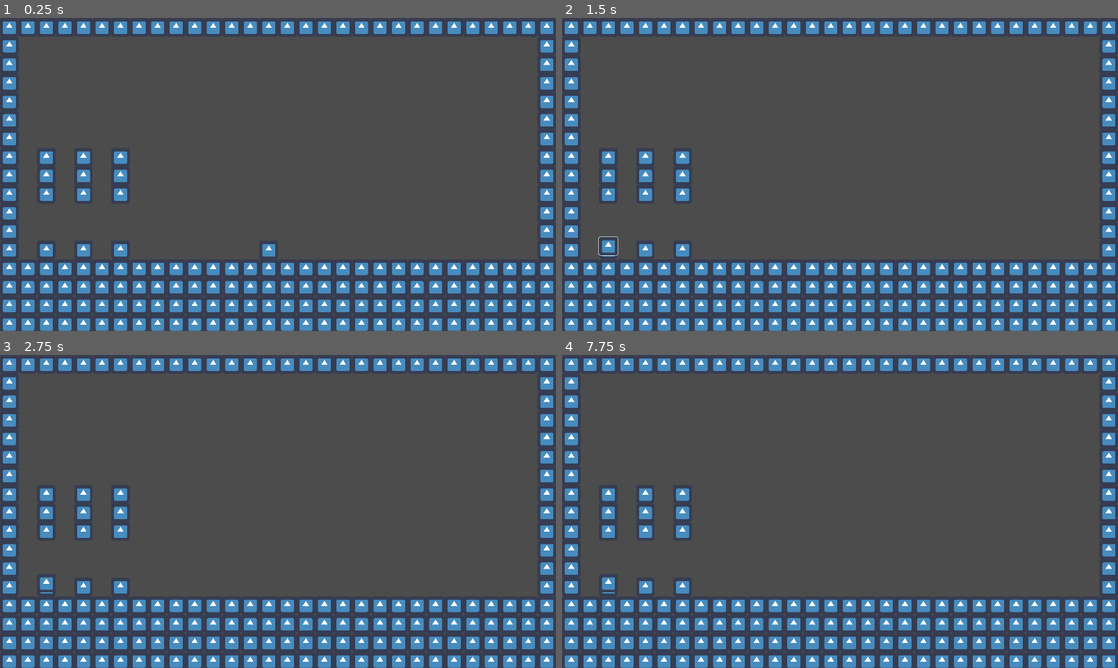
Above: before the commit, frames 1-4 (two rows, left to right).
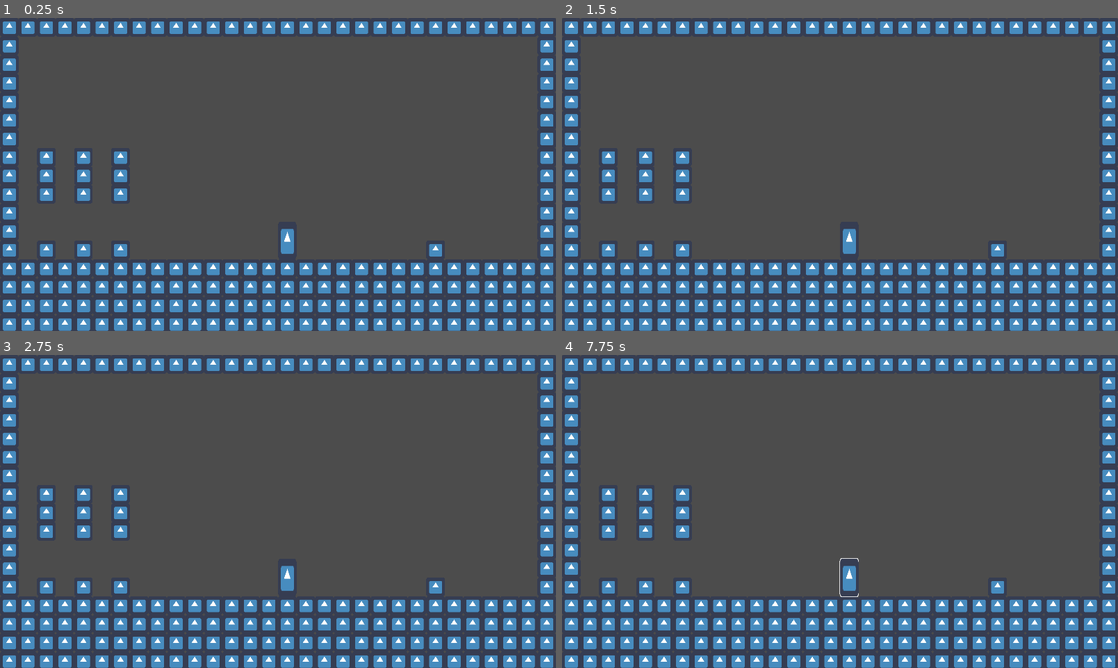
Above: after the commit, the same moments.

Repository: Gravedigger7789/little-willys-milk-bar
Game: Godot game, scene res://World.tscn
Same seed, same stepped clock (60 frames per second), same inputs: the game is played once before the commit and once after it. The engine's default icon, where the game draws it, is replaced by a stand-in: a white triangle on a blue panel in a dark square.
Inputs (mouse positions are in pixels of both pictures, inside the frame that each line leads up to):
- Up to frame 1 (0.25 s): no input
- Up to frame 2 (1.5 s): tap Enter at 0.5 s; drag from (828, 249) to (606, 249) at 0.52 s; drag from (1006, 221) to (606, 249) at 1.27 s
- Up to frame 3 (2.75 s): move the mouse to (111, 464) at 2.02 s; press the mouse at (111, 464) at 2.03 s
- Up to frame 4 (7.75 s): release the mouse at (673, 464) at 2.75 s; tap Space at 2.75, 4.25, 5.75 s; drag from (867, 511) to (645, 586) at 2.77 s; tap Enter at 3.5, 5 s; move the mouse to (756, 433) at 3.52 s; press the mouse at (756, 433) at 3.53 s; release the mouse at (756, 433) at 4.25 s; drag from (962, 495) to (684, 586) at 4.27 s; move the mouse to (728, 527) at 5.02 s; press the mouse at (728, 527) at 5.03 s; release the mouse at (728, 527) at 5.75 s; drag from (895, 442) to (606, 583) at 5.77 s; move the mouse to (812, 574) at 6.52 s; press the mouse at (812, 574) at 6.53 s; release the mouse at (812, 574) at 7.25 s; drag from (1006, 558) to (812, 574) at 7.27 s

The runs differ from the first frame. In frame 1, 0.4% of the frame differs, in the area x 47-80%, y 67-77%; in frame 2, 0.4%; in frame 3, 0.4%; in frame 4, 0.4%, in the area x 7-80%, y 64-78%.

Commit message:
Created Glass and Cap

Diff:
--- a/World.tscn
+++ b/World.tscn
@@ -1,8 +1,9 @@
-[gd_scene load_steps=7 format=2]
+[gd_scene load_steps=8 format=2]
 
+[ext_resource path="res://src/Objects/Glass.tscn" type="PackedScene" id=1]
 [ext_resource path="res://icon.png" type="Texture" id=2]
 [ext_resource path="res://World.gd" type="Script" id=3]
-[ext_resource path="res://src/Objects/Draggable.tscn" type="PackedScene" id=4]
+[ext_resource path="res://src/Objects/GlassCap.tscn" type="PackedScene" id=4]
 [ext_resource path="res://src/Objects/Coaster.tscn" type="PackedScene" id=5]
 
 [sub_resource type="ConvexPolygonShape2D" id=1]
@@ -51,5 +52,8 @@
 [node name="Coaster3" parent="Coasters" instance=ExtResource( 5 )]
 position = Vector2( 416, 800 )
 
-[node name="Draggable" parent="." instance=ExtResource( 4 )]
-position = Vector2( 928, 800 )
+[node name="Glass" parent="." instance=ExtResource( 1 )]
+position = Vector2( 992, 800 )
+
+[node name="GlassCap" parent="." instance=ExtResource( 4 )]
+position = Vector2( 1504, 800 )
--- /dev/null
+++ b/src/Objects/Glass.gd
@@ -0,0 +1,36 @@
+extends Draggable
+
+
+onready var top_snap_position: Position2D = $TopSnapPosition
+
+
+func _on_Glass_area_entered(area: Draggable) -> void:
+	if (!area.is_connected("put_down", self, "_on_Draggable_put_down")):
+		var _connected = area.connect("put_down", self, "_on_Draggable_put_down")
+	_tween_outline(0.0, 1.0)
+
+
+func _on_Glass_area_exited(area: Draggable) -> void:
+	if (area.is_connected("put_down", self, "_on_Draggable_put_down")):
+		area.disconnect("put_down", self, "_on_Draggable_put_down")
+	_tween_outline(1.0, 0.0)
+
+
+func _tween_outline(from: float, to: float):
+	var tween := create_tween() \
+		.set_trans(Tween.TRANS_LINEAR) \
+		.set_ease(Tween.EASE_OUT)
+	# warning-ignore:return_value_discarded
+	tween.tween_method(self, "_set_outline_alpha", from, to, 0.5)
+
+
+func _set_outline_alpha(value: float) -> void:
+	outline_color.a = value
+	sprite.material.set_shader_param("outline_color", outline_color)
+
+
+func _on_Draggable_put_down(area: Draggable) -> void:
+	area.snap_to_position(top_snap_position.global_position)
+	area.get_parent().remove_child(area)
+	area.get_node("CollisionShape2D").disabled = true
+	add_child(area)
--- /dev/null
+++ b/src/Objects/Glass.tscn
@@ -0,0 +1,38 @@
+[gd_scene load_steps=6 format=2]
+
+[ext_resource path="res://src/Objects/Draggable.tscn" type="PackedScene" id=1]
+[ext_resource path="res://src/Objects/Glass.gd" type="Script" id=2]
+[ext_resource path="res://src/Shaders/Outline.gdshader" type="Shader" id=3]
+
+[sub_resource type="ShaderMaterial" id=1]
+resource_local_to_scene = true
+shader = ExtResource( 3 )
+shader_param/outline_color = Color( 1, 1, 1, 0 )
+shader_param/width = 2.0
+
+[sub_resource type="RectangleShape2D" id=2]
+resource_local_to_scene = true
+extents = Vector2( 32, 64 )
+
+[node name="Glass" instance=ExtResource( 1 )]
+collision_mask = 0
+script = ExtResource( 2 )
+
+[node name="SpriteShadow" parent="." index="0"]
+position = Vector2( 0, -32 )
+scale = Vector2( 1, 2 )
+
+[node name="Sprite" parent="." index="1"]
+material = SubResource( 1 )
+position = Vector2( 0, -32 )
+scale = Vector2( 1, 2 )
+
+[node name="CollisionShape2D" parent="." index="2"]
+position = Vector2( 0, -32 )
+shape = SubResource( 2 )
+
+[node name="TopSnapPosition" type="Position2D" parent="." index="4"]
+position = Vector2( 0, -85 )
+
+[connection signal="area_entered" from="." to="." method="_on_Glass_area_entered"]
+[connection signal="area_exited" from="." to="." method="_on_Glass_area_exited"]
--- /dev/null
+++ b/src/Objects/GlassCap.gd
@@ -0,0 +1 @@
+extends Draggable
--- /dev/null
+++ b/src/Objects/GlassCap.tscn
@@ -0,0 +1,25 @@
+[gd_scene load_steps=6 format=2]
+
+[ext_resource path="res://src/Objects/Draggable.tscn" type="PackedScene" id=1]
+[ext_resource path="res://src/Objects/GlassCap.gd" type="Script" id=2]
+[ext_resource path="res://src/Shaders/Outline.gdshader" type="Shader" id=3]
+
+[sub_resource type="ShaderMaterial" id=1]
+resource_local_to_scene = true
+shader = ExtResource( 3 )
+shader_param/outline_color = Color( 1, 1, 1, 0 )
+shader_param/width = 2.0
+
+[sub_resource type="RectangleShape2D" id=2]
+resource_local_to_scene = true
+extents = Vector2( 32, 32 )
+
+[node name="GlassCap" instance=ExtResource( 1 )]
+collision_layer = 2
+script = ExtResource( 2 )
+
+[node name="Sprite" parent="." index="1"]
+material = SubResource( 1 )
+
+[node name="CollisionShape2D" parent="." index="2"]
+shape = SubResource( 2 )
